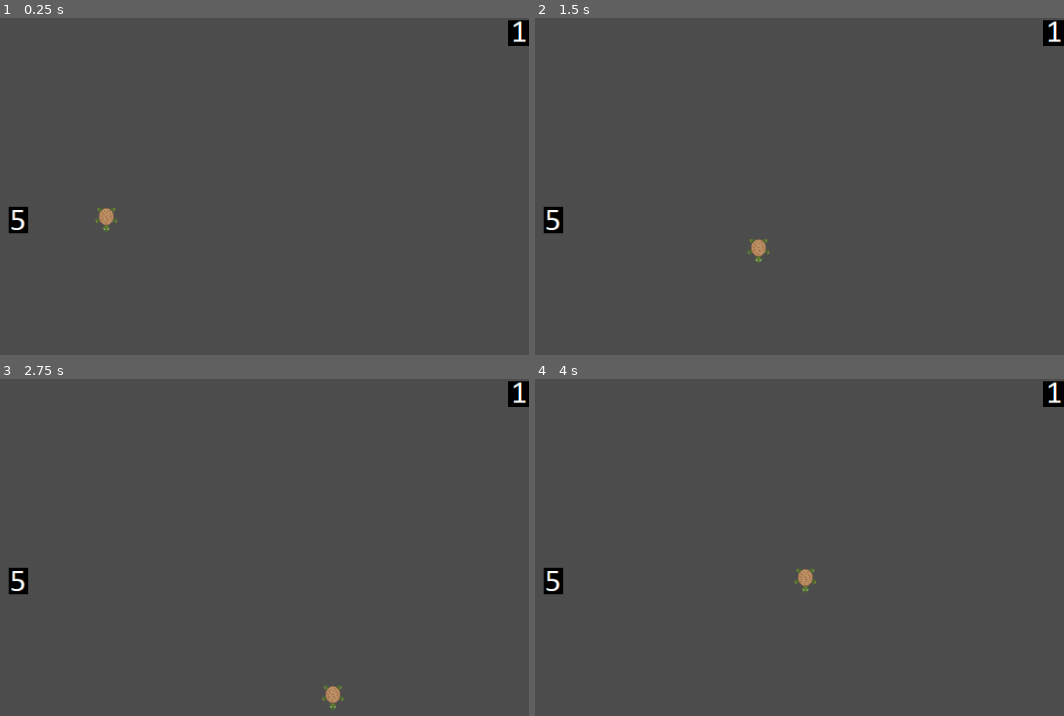
Above: before the commit, frames 1-4 (two rows, left to right).
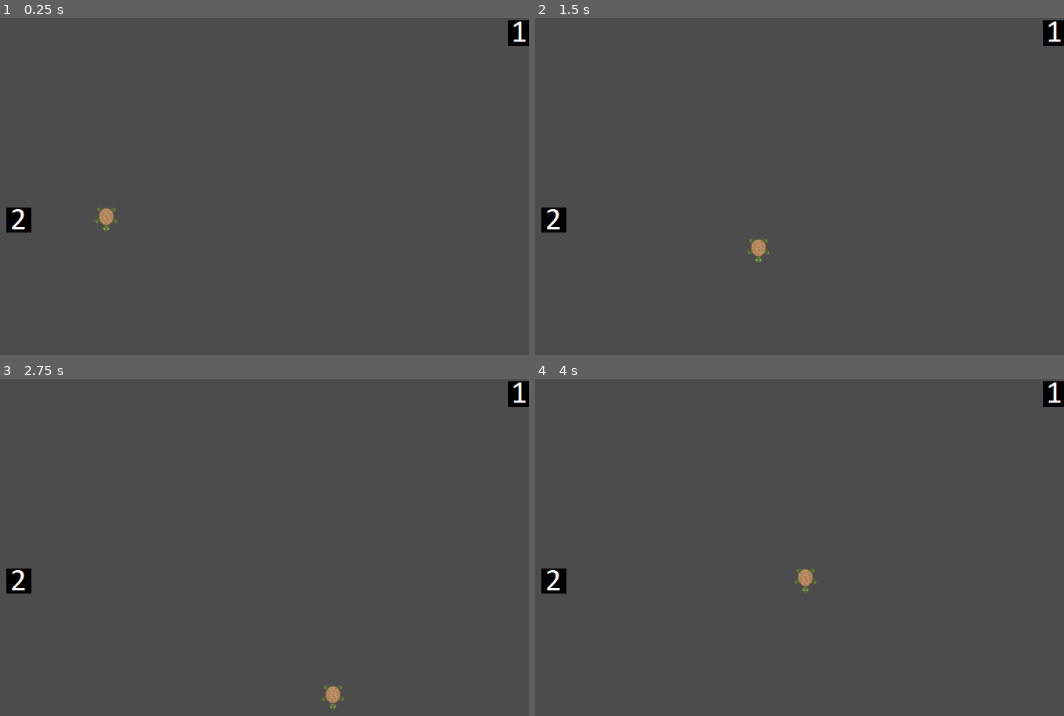
Above: after the commit, the same moments.

Repository: ldahleen54/gmtk2022
Game: Godot game, scene res://scenes/area1.tscn
The game is run twice, just before and just after one commit, with the same random seed, the same clock (stepped at 60 frames per second) and the same inputs. Before the commit the project starts from res://scene1.tscn.
Inputs:
- Up to frame 1 (0.25 s): no input
- Up to frame 2 (1.5 s): tap Enter at 0.5 s; hold Right (ui_right) 0.53-1.28 s; hold Down (ui_down) from 1.28 s (still down)
- Up to frame 3 (2.75 s): release Down (ui_down) at 2.03 s; hold Right (ui_right) from 2.03 s (still down)
- Up to frame 4 (4 s): release Right (ui_right) at 2.78 s; hold Up (ui_up) 2.78-3.53 s; hold Left (ui_left) from 3.53 s (still down)

The runs differ from the first frame. In frame 1, 0.2% of the frame differs, in the area x 1-6%, y 56-64%; in frame 2, 0.2%; in frame 3, 0.2%; in frame 4, 0.2%.

Commit message:
Added random teleportation area

Diff:
--- a/PlayerMovement.gd
+++ b/PlayerMovement.gd
@@ -7,11 +7,15 @@
 var _down
 
 var velocity = Vector2()
+const scenes = [
+	"res://scenes/area1.tscn",
+	"res://scenes/area2.tscn",
+	"res://scenes/area3.tscn"
+]
 
 # Called when the node enters the scene tree for the first time.
 func _ready():
 	var n = String(name).to_lower()
-	pass
 
 func get_input():
 	velocity = Vector2()
@@ -29,11 +33,23 @@
 	get_input()
 	velocity = move_and_slide(velocity)
 
-func _on_LeftTeleporter_body_entered(body):
+func _on_1Teleporter_body_entered(body):
 	if body.name == "PlayerBody":
-		get_tree().change_scene("res://scene2.tscn")
+		change_scene(1)
 
+func _on_2Teleporter_body_entered(body):
+	if body.name == "PlayerBody":
+		change_scene(2)
 
-func _on_RightTeleporter_body_entered(body):
+func _on_3Teleporter_body_entered(body):
 	if body.name == "PlayerBody":
-		get_tree().change_scene("res://scene1.tscn")
+		change_scene(3)
+
+func _on_RandomTeleporter_body_entered(body):
+	var sceneNumber = rand_range(0, len(scenes) + 1) as int
+	if body.name == "PlayerBody":
+		change_scene(sceneNumber)
+
+func change_scene(sceneNumber):
+	var scene = "res://scenes/area" + sceneNumber as String + ".tscn"
+	get_tree().change_scene(scene)
--- a/project.godot
+++ b/project.godot
@@ -11,7 +11,7 @@
 [application]
 
 config/name="Gmtk 2022"
-run/main_scene="res://scene1.tscn"
+run/main_scene="res://scenes/area1.tscn"
 config/icon="res://icon.png"
 
 [physics]
--- a/scene1.tscn
+++ /dev/null
@@ -1,49 +0,0 @@
-[gd_scene load_steps=8 format=2]
-
-[ext_resource path="res://assets/5.PNG" type="Texture" id=1]
-[ext_resource path="res://assets/sprite_6.png" type="Texture" id=2]
-[ext_resource path="res://PlayerMovement.gd" type="Script" id=3]
-[ext_resource path="res://assets/1.PNG" type="Texture" id=5]
-
-[sub_resource type="RectangleShape2D" id=3]
-extents = Vector2( 20, 18.5 )
-
-[sub_resource type="GDScript" id=4]
-script/source = "extends Area2D
-
-"
-
-[sub_resource type="RectangleShape2D" id=2]
-extents = Vector2( 12, 16.5 )
-
-[node name="Node2D" type="Node2D"]
-
-[node name="PlayerBody" type="KinematicBody2D" parent="."]
-script = ExtResource( 3 )
-
-[node name="Sprite" type="Sprite" parent="PlayerBody"]
-position = Vector2( 483, 257 )
-scale = Vector2( 0.9375, 0.9375 )
-texture = ExtResource( 2 )
-
-[node name="CollisionShape2D" type="CollisionShape2D" parent="PlayerBody"]
-position = Vector2( 483, 255.5 )
-shape = SubResource( 3 )
-
-[node name="LeftTeleporter" type="Area2D" parent="."]
-position = Vector2( 343, 256 )
-script = SubResource( 4 )
-
-[node name="CollisionShape2D" type="CollisionShape2D" parent="LeftTeleporter"]
-position = Vector2( 27, 3.5 )
-shape = SubResource( 2 )
-
-[node name="Sprite" type="Sprite" parent="LeftTeleporter"]
-position = Vector2( 28, 3 )
-texture = ExtResource( 1 )
-
-[node name="1" type="Sprite" parent="."]
-position = Vector2( 1011, 19 )
-texture = ExtResource( 5 )
-
-[connection signal="body_entered" from="LeftTeleporter" to="PlayerBody" method="_on_LeftTeleporter_body_entered"]
--- a/scene2.tscn
+++ /dev/null
@@ -1,49 +0,0 @@
-[gd_scene load_steps=8 format=2]
-
-[ext_resource path="res://assets/2.PNG" type="Texture" id=1]
-[ext_resource path="res://assets/4.PNG" type="Texture" id=2]
-[ext_resource path="res://PlayerMovement.gd" type="Script" id=3]
-[ext_resource path="res://assets/sprite_6.png" type="Texture" id=4]
-
-[sub_resource type="CircleShape2D" id=1]
-radius = 26.0192
-
-[sub_resource type="GDScript" id=4]
-script/source = "extends Area2D
-
-"
-
-[sub_resource type="RectangleShape2D" id=2]
-extents = Vector2( 12, 16.5 )
-
-[node name="Node2D" type="Node2D"]
-
-[node name="2" type="Sprite" parent="."]
-position = Vector2( 1004, 21 )
-texture = ExtResource( 1 )
-
-[node name="PlayerBody" type="KinematicBody2D" parent="."]
-script = ExtResource( 3 )
-
-[node name="Sprite" type="Sprite" parent="PlayerBody"]
-position = Vector2( 484, 265 )
-scale = Vector2( 1.11458, 1.11458 )
-texture = ExtResource( 4 )
-
-[node name="CollisionShape2D" type="CollisionShape2D" parent="PlayerBody"]
-position = Vector2( 485, 265 )
-shape = SubResource( 1 )
-
-[node name="RightTeleporter" type="Area2D" parent="."]
-position = Vector2( 576, 257 )
-script = SubResource( 4 )
-
-[node name="CollisionShape2D" type="CollisionShape2D" parent="RightTeleporter"]
-position = Vector2( 27, 3.5 )
-shape = SubResource( 2 )
-
-[node name="Sprite" type="Sprite" parent="RightTeleporter"]
-position = Vector2( 28, 3 )
-texture = ExtResource( 2 )
-
-[connection signal="body_entered" from="RightTeleporter" to="PlayerBody" method="_on_RightTeleporter_body_entered"]
--- /dev/null
+++ b/scenes/area1.tscn
@@ -0,0 +1,44 @@
+[gd_scene load_steps=7 format=2]
+
+[ext_resource path="res://assets/1.PNG" type="Texture" id=1]
+[ext_resource path="res://assets/2.PNG" type="Texture" id=2]
+[ext_resource path="res://assets/sprite_6.png" type="Texture" id=3]
+[ext_resource path="res://PlayerMovement.gd" type="Script" id=4]
+
+[sub_resource type="RectangleShape2D" id=3]
+extents = Vector2( 20, 18.5 )
+
+[sub_resource type="RectangleShape2D" id=2]
+extents = Vector2( 12, 16.5 )
+
+[node name="Node2D" type="Node2D"]
+
+[node name="PlayerBody" type="KinematicBody2D" parent="."]
+script = ExtResource( 4 )
+
+[node name="Sprite" type="Sprite" parent="PlayerBody"]
+position = Vector2( 483, 257 )
+scale = Vector2( 0.9375, 0.9375 )
+texture = ExtResource( 3 )
+
+[node name="CollisionShape2D" type="CollisionShape2D" parent="PlayerBody"]
+position = Vector2( 483, 255.5 )
+shape = SubResource( 3 )
+
+[node name="2Teleporter" type="Area2D" parent="."]
+position = Vector2( 343, 256 )
+
+[node name="CollisionShape2D" type="CollisionShape2D" parent="2Teleporter"]
+position = Vector2( 27, 3.5 )
+shape = SubResource( 2 )
+
+[node name="Sprite" type="Sprite" parent="2Teleporter"]
+position = Vector2( 28, 3 )
+texture = ExtResource( 2 )
+
+[node name="1" type="Sprite" parent="."]
+position = Vector2( 1011, 19 )
+texture = ExtResource( 1 )
+
+[connection signal="body_entered" from="2Teleporter" to="PlayerBody" method="_on_2Teleporter_body_entered"]
+[connection signal="body_entered" from="2Teleporter" to="PlayerBody" method="_on_LeftTeleporter_body_entered"]
--- /dev/null
+++ b/scenes/area2.tscn
@@ -0,0 +1,58 @@
+[gd_scene load_steps=8 format=2]
+
+[ext_resource path="res://assets/1.PNG" type="Texture" id=1]
+[ext_resource path="res://assets/2.PNG" type="Texture" id=2]
+[ext_resource path="res://assets/sprite_6.png" type="Texture" id=3]
+[ext_resource path="res://PlayerMovement.gd" type="Script" id=4]
+[ext_resource path="res://assets/3.PNG" type="Texture" id=5]
+
+[sub_resource type="CircleShape2D" id=1]
+radius = 26.0192
+
+[sub_resource type="RectangleShape2D" id=2]
+extents = Vector2( 12, 16.5 )
+
+[node name="Node2D" type="Node2D"]
+
+[node name="2" type="Sprite" parent="."]
+position = Vector2( 1004, 21 )
+texture = ExtResource( 2 )
+
+[node name="PlayerBody" type="KinematicBody2D" parent="."]
+script = ExtResource( 4 )
+
+[node name="Sprite" type="Sprite" parent="PlayerBody"]
+position = Vector2( 484, 265 )
+scale = Vector2( 1.11458, 1.11458 )
+texture = ExtResource( 3 )
+
+[node name="CollisionShape2D" type="CollisionShape2D" parent="PlayerBody"]
+position = Vector2( 485, 265 )
+shape = SubResource( 1 )
+
+[node name="1Teleporter" type="Area2D" parent="."]
+position = Vector2( 576, 257 )
+
+[node name="CollisionShape2D" type="CollisionShape2D" parent="1Teleporter"]
+position = Vector2( 27, 3.5 )
+shape = SubResource( 2 )
+
+[node name="Sprite" type="Sprite" parent="1Teleporter"]
+position = Vector2( 28, 3 )
+texture = ExtResource( 1 )
+
+[node name="3Teleporter" type="Area2D" parent="."]
+position = Vector2( 459, 158 )
+
+[node name="CollisionShape2D" type="CollisionShape2D" parent="3Teleporter"]
+position = Vector2( 27, 3.5 )
+shape = SubResource( 2 )
+
+[node name="Sprite" type="Sprite" parent="3Teleporter"]
+position = Vector2( 28, 3 )
+texture = ExtResource( 5 )
+
+[connection signal="body_entered" from="1Teleporter" to="PlayerBody" method="_on_1Teleporter_body_entered"]
+[connection signal="body_entered" from="1Teleporter" to="PlayerBody" method="_on_RightTeleporter_body_entered"]
+[connection signal="body_entered" from="3Teleporter" to="PlayerBody" method="_on_3Teleporter_body_entered"]
+[connection signal="body_entered" from="3Teleporter" to="PlayerBody" method="_on_RightTeleporter_body_entered"]
--- /dev/null
+++ b/scenes/area3.tscn
@@ -0,0 +1,43 @@
+[gd_scene load_steps=7 format=2]
+
+[ext_resource path="res://assets/flesh.png" type="Texture" id=1]
+[ext_resource path="res://PlayerMovement.gd" type="Script" id=2]
+[ext_resource path="res://assets/sprite_6.png" type="Texture" id=3]
+[ext_resource path="res://assets/3.PNG" type="Texture" id=4]
+
+[sub_resource type="CircleShape2D" id=1]
+radius = 26.0192
+
+[sub_resource type="RectangleShape2D" id=2]
+extents = Vector2( 12, 16.5 )
+
+[node name="Node2D" type="Node2D"]
+
+[node name="PlayerBody" type="KinematicBody2D" parent="."]
+script = ExtResource( 2 )
+
+[node name="Sprite" type="Sprite" parent="PlayerBody"]
+position = Vector2( 484, 265 )
+scale = Vector2( 1.11458, 1.11458 )
+texture = ExtResource( 3 )
+
+[node name="CollisionShape2D" type="CollisionShape2D" parent="PlayerBody"]
+position = Vector2( 485, 265 )
+shape = SubResource( 1 )
+
+[node name="RandomTeleporter" type="Area2D" parent="."]
+position = Vector2( 576, 257 )
+
+[node name="CollisionShape2D" type="CollisionShape2D" parent="RandomTeleporter"]
+position = Vector2( 27, 3.5 )
+shape = SubResource( 2 )
+
+[node name="Sprite" type="Sprite" parent="RandomTeleporter"]
+position = Vector2( 28, 3 )
+texture = ExtResource( 1 )
+
+[node name="3" type="Sprite" parent="."]
+position = Vector2( 1009, 17 )
+texture = ExtResource( 4 )
+
+[connection signal="body_entered" from="RandomTeleporter" to="PlayerBody" method="_on_RandomTeleporter_body_entered"]
--- /dev/null
+++ b/scenes/dangerzone.tscn
@@ -0,0 +1,21 @@
+[gd_scene load_steps=4 format=2]
+
+[ext_resource path="res://assets/sprite_6.png" type="Texture" id=1]
+[ext_resource path="res://PlayerMovement.gd" type="Script" id=2]
+
+[sub_resource type="CircleShape2D" id=1]
+radius = 26.0192
+
+[node name="Node2D" type="Node2D"]
+
+[node name="PlayerBody" type="KinematicBody2D" parent="."]
+script = ExtResource( 2 )
+
+[node name="Sprite" type="Sprite" parent="PlayerBody"]
+position = Vector2( 484, 265 )
+scale = Vector2( 1.11458, 1.11458 )
+texture = ExtResource( 1 )
+
+[node name="CollisionShape2D" type="CollisionShape2D" parent="PlayerBody"]
+position = Vector2( 484, 263 )
+shape = SubResource( 1 )
--- /dev/null
+++ b/scenes/safepath.tscn
@@ -0,0 +1,21 @@
+[gd_scene load_steps=4 format=2]
+
+[ext_resource path="res://assets/sprite_6.png" type="Texture" id=1]
+[ext_resource path="res://PlayerMovement.gd" type="Script" id=2]
+
+[sub_resource type="CircleShape2D" id=1]
+radius = 26.0192
+
+[node name="Node2D" type="Node2D"]
+
+[node name="PlayerBody" type="KinematicBody2D" parent="."]
+script = ExtResource( 2 )
+
+[node name="Sprite" type="Sprite" parent="PlayerBody"]
+position = Vector2( 484, 265 )
+scale = Vector2( 1.11458, 1.11458 )
+texture = ExtResource( 1 )
+
+[node name="CollisionShape2D" type="CollisionShape2D" parent="PlayerBody"]
+position = Vector2( 484, 263 )
+shape = SubResource( 1 )
